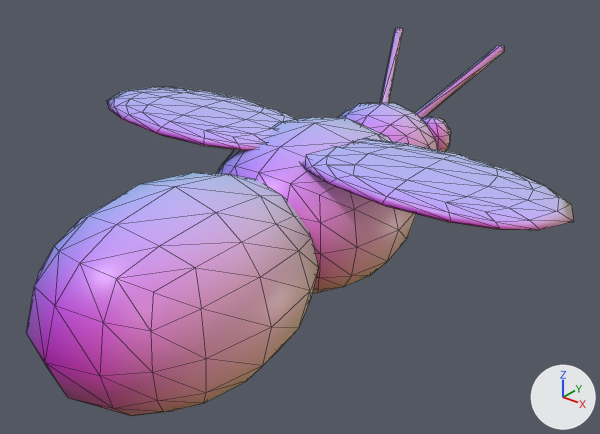
One commit to the glTF model game/assets/models/units/pet_firefly.glb: the scene before it, then after it.
Rendered twice from a camera (50 mm lens) standing at (0.1389, -0.1604, 0.1053) and looking at (0.0021, 0.0106, -0.0007). The lights are fixed; the arrows at lower right show +X, +Y and +Z. The older version comes first. Mesh edges are drawn as thin lines. Where no turn or scale is listed for an object, it has been applied to the vertices. Vertices at exactly the same position are counted once.

Names of what the first picture shows: 'body', 'wings'.
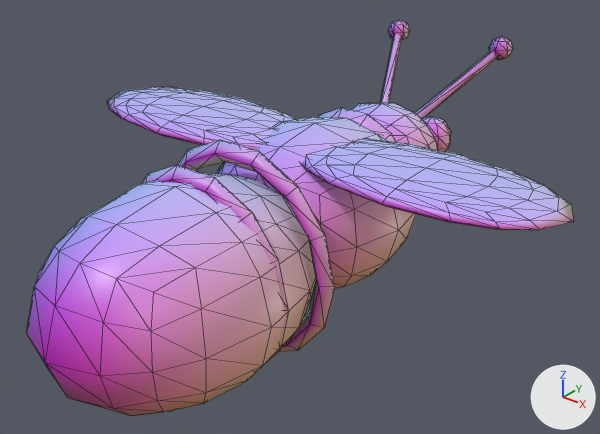
Location of each change, (x1, y1, x2, y2) in pixels of the pictures (600 x 434 px):
```json
{"object": "body", "change": "reshaped", "before": [26, 27, 505, 416], "after": [26, 20, 513, 416]}
{"part": 1, "of": "me_body_003", "change": "added", "after": [388, 20, 410, 41]}
{"part": 2, "of": "me_body_003", "change": "added", "after": [489, 37, 513, 60]}
{"part": 3, "of": "me_body_003", "change": "added", "after": [178, 140, 335, 351]}
{"part": 4, "of": "me_body_003", "change": "added", "after": [141, 165, 289, 360]}
{"part": 5, "of": "me_body_003", "change": "added", "after": [318, 108, 396, 142]}
```

Scene script edits in JSON lines:
```json
{"op": "add", "block": "mat_m_team", "code": ["mat_m_team = bpy.data.materials.new('M_team')", "mat_m_team.use_nodes = True; mat_m_team.node_tree.nodes.clear()", "_N = mat_m_team.node_tree.nodes; _L = mat_m_team.node_tree.links", "n0 = _N.new('ShaderNodeBsdfPrincipled'); n0.name = 'Principled BSDF'", "n0.inputs[2].default_value = 0.4  # 'Roughness'", "n1 = _N.new('ShaderNodeOutputMaterial'); n1.name = 'Material Output'", "n2 = _N.new('ShaderNodeVertexColor'); n2.name = 'Color Attribute'", "_L.new(n0.outputs[0], n1.inputs[0])  # 'BSDF' to 'Surface'", "_L.new(n2.outputs[0], n0.inputs[0])  # 'Color' to 'Base Color'"]}
{"block": "me_body_003", "where": "# used by ob_body; location = (0.0, 0.0, 0.0)"}
{"op": "remove", "block": "me_body_003", "code": "me_body_003.from_pydata(...)  # 382 vertices, 736 faces; spans x -0.03..0.03, y -0.077..0.096, z -0.032..0.036"}
{"op": "add", "block": "me_body_003", "code": "me_body_003.from_pydata(...)  # 590 vertices, 1144 faces; spans x -0.032..0.032, y -0.077..0.099, z -0.034..0.039"}
{"block": "me_body_003", "change": "me_body_003 part 1: a new loose piece, a UV sphere (6 segments, 4 rings, poles along z) spanning x -0.0235..-0.0165, y 0.091..0.099, z 0.031..0.039, in mat_m_emissive"}
{"block": "me_body_003", "change": "me_body_003 part 2: a new loose piece, a UV sphere (6 segments, 4 rings, poles along z) spanning x 0.0165..0.0235, y 0.091..0.099, z 0.031..0.039, in mat_m_emissive"}
{"block": "me_body_003", "change": "me_body_003 part 3: a new loose piece of 56 vertices spanning x -0.032..0.032, y -0.015..-0.009, z -0.034..0.028, in mat_m_toon_base"}
{"block": "me_body_003", "change": "me_body_003 part 4: a new loose piece of 56 vertices spanning x -0.03..0.03, y -0.031..-0.025, z -0.032..0.026, in mat_m_toon_base"}
{"block": "me_body_003", "change": "me_body_003 part 5: a new loose piece of 56 vertices spanning x -0.022..0.022, y 0.036..0.044, z -0.019..0.023, in mat_m_team"}
{"op": "add", "block": "me_body_003", "code": "me_body_003.materials.append(mat_m_team)"}
```
